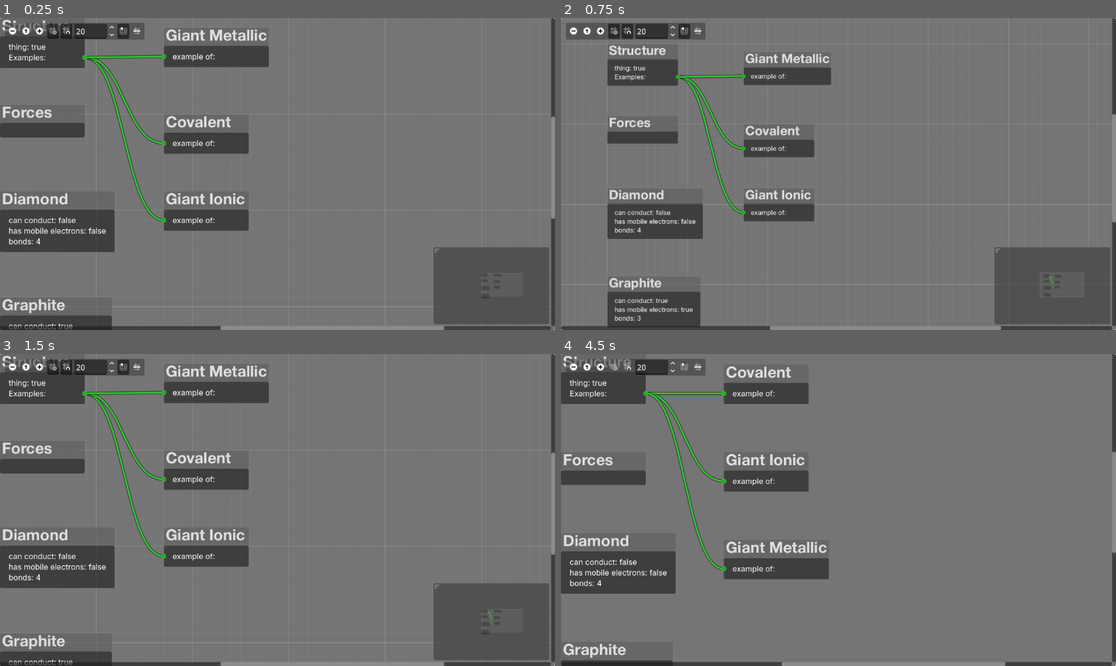
Above: before the commit, frames 1-4 (two rows, left to right).
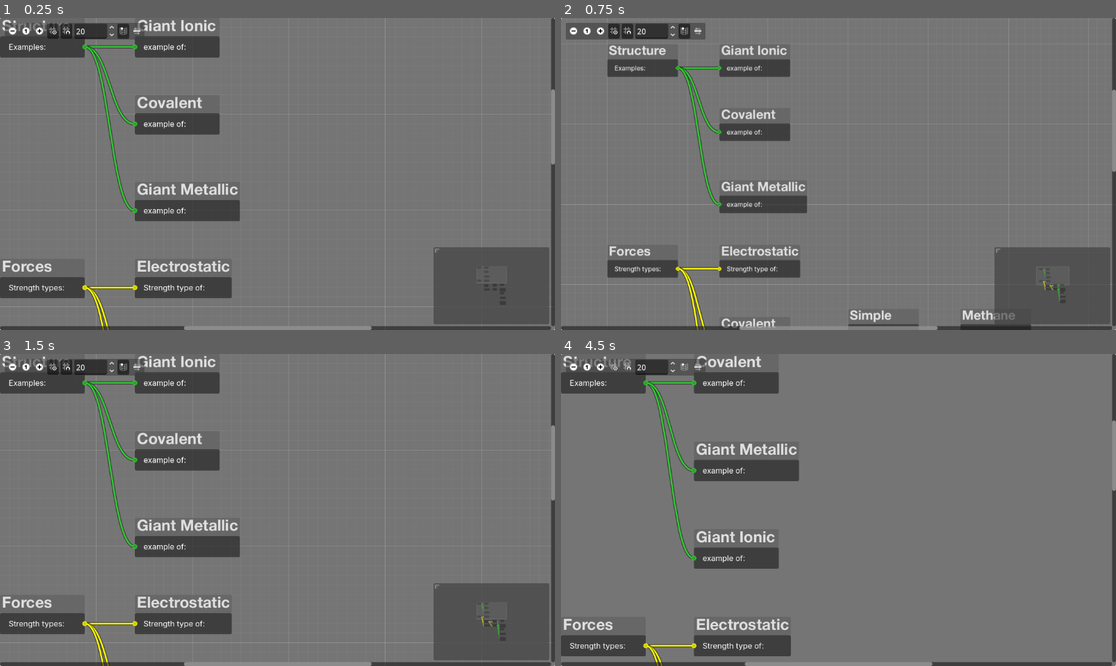
Above: after the commit, the same moments.

Repository: PhyoTP/notesverse
Game: Godot game, scene res://map_view.tscn
The game is run twice, just before and just after one commit, with the same random seed, the same clock (stepped at 60 frames per second) and the same inputs. This scene is started directly instead of the project's main scene.
Inputs (mouse positions are in pixels of both pictures, inside the frame that each line leads up to):
- Up to frame 1 (0.25 s): no input
- Up to frame 2 (0.75 s): click (572, 30) at 0.5 s
- Up to frame 3 (1.5 s): click (38, 366) at 1.25 s
- Up to frame 4 (4.5 s): click (616, 366) at 2 s; click (627, 366) at 2.75 s; click (683, 366) at 3.5 s; click (699, 366) at 4.25 s

The runs differ from the first frame. In frame 1, 16% of the frame differs, in the area x 0-100%, y 0-100%; in frame 2, 13%; in frame 3, 16%; in frame 4, 14%.

Commit message:
fix connection and add type connections

Diff:
--- a/map_view.gd
+++ b/map_view.gd
@@ -2,32 +2,35 @@
 
 var map = {
 	"Structure": {
-		"examples": ["Giant Ionic", "Covalent", "Giant Metallic"],
-		"properties": {"thing":true}
+		"examples": ["Giant Ionic", "Covalent", "Giant Metallic"]
 	},
 	"Forces": {
 		"types": {
-			"Electrostatic": {
-				"relations": {
-					"between ...": "Ions"
-				}
-			},
-			"Covalent": {
-				"relations": {
-					"between ...": "Atoms"
+			"Strength": {
+				"Electrostatic": {
+					"relations": {
+						"between ...": "Ions"
+					}
 				},
-				"types": {
-					"Giant": {
-						"examples": ["Diamond", "Graphite"]
+				"Covalent": {
+					"relations": {
+						"between ...": "Atoms"
 					},
-					"Simple": {
-						"examples": ["Water", "Carbon Dioxide", "Methane"]
+					"types": {
+						"Size": {
+							"Giant": {
+								"examples": ["Diamond", "Graphite"]
+							},
+							"Simple": {
+								"examples": ["Water", "Carbon Dioxide", "Methane"]
+							}
+						}
 					}
-				}
-			},
-			"Intermolecular": {
-				"relations": {
-					"between ...": "Molecules"
+				},
+				"Intermolecular": {
+					"relations": {
+						"between ...": "Molecules"
+					}
 				}
 			}
 		}
@@ -61,23 +64,7 @@
 		newNode.init(map[topic])
 		if not graph_edit.get_node_or_null(topic):
 			graph_edit.add_child(newNode)
-		for prop in map[topic]:
-			if prop == "examples":
-				var index = newNode.get_child_count()
-				print(index)
-				var exampleLabel = Label.new()
-				exampleLabel.text = "Examples:"
-				newNode.add_child(exampleLabel)
-				print(index)
-				newNode.set_slot(index, false, 1, Color.LIME_GREEN, true, 1, Color.LIME_GREEN)
-				for example in map[topic][prop]:
-					var exampleNode = ensure_node(example)
-					var exampleIndex = exampleNode.get_child_count()
-					var exampleOfLabel = Label.new()
-					exampleOfLabel.text = "example of:"
-					exampleNode.add_child(exampleOfLabel)
-					exampleNode.set_slot(exampleIndex, true, 1, Color.LIME_GREEN, false, 1, Color.LIME_GREEN)
-					graph_edit.connect_node(topic, index, example, exampleIndex)
+		add_node(map[topic], newNode)
 	graph_edit.arrange_nodes()
 func ensure_node(topic: String) -> GraphNode:
 	var node = graph_edit.get_node_or_null(topic)
@@ -88,3 +75,43 @@
 	new_node.title = topic
 	graph_edit.add_child(new_node)
 	return new_node
+func add_node(props: Dictionary, newNode: GraphNode):
+	for prop in props:
+		if prop == "examples":
+			var index = newNode.get_child_count()
+			var exampleLabel = Label.new()
+			exampleLabel.text = "Examples:"
+			newNode.add_child(exampleLabel)
+			newNode.set_slot(index, false, 1, Color.WHITE, true, 1, Color.LIME_GREEN)
+			for example in props[prop]:
+				var exampleNode = ensure_node(example)
+				var exampleIndex = exampleNode.get_child_count()
+				var exampleOfLabel = Label.new()
+				exampleOfLabel.text = "example of:"
+				exampleNode.add_child(exampleOfLabel)
+				exampleNode.set_slot(exampleIndex, true, 1, Color.LIME_GREEN, false, 1, Color.WHITE)
+				graph_edit.connect_node(newNode.name, newNode.get_output_port_count() - 1, example, exampleNode.get_input_port_count() - 1)
+		elif prop == "types":
+			for type in props[prop]:
+				var index = newNode.get_child_count()
+				var typeLabel = Label.new()
+				typeLabel.text = type + " types:"
+				newNode.add_child(typeLabel)
+				newNode.set_slot(index, false, 2, Color.WHITE, true, 2, Color.YELLOW)
+				for subtype in props[prop][type]:
+					var typeNode = node_scene.instantiate()
+					typeNode.name = newNode.name + "." + subtype
+					typeNode.title = subtype
+					typeNode.init(props[prop][type][subtype])
+					graph_edit.add_child(typeNode)
+					add_node(props[prop][type][subtype], typeNode)
+					var typeIndex = typeNode.get_child_count()
+					var subtypeLabel = Label.new()
+					subtypeLabel.text = type + " type of:"
+					typeNode.add_child(subtypeLabel)
+					typeNode.set_slot(typeIndex, true, 2, Color.YELLOW, false, 2, Color.WHITE)
+
+					# Count enabled left ports
+
+
+					graph_edit.connect_node(newNode.name, newNode.get_output_port_count() - 1, typeNode.name, typeNode.get_input_port_count()-1)
--- a/topic_node.gd
+++ b/topic_node.gd
@@ -3,9 +3,10 @@
 func init(info: Dictionary) -> void:
 	for i in info:
 		if i == "properties":
-			var index = 0
+			var index = get_input_port_count()
 			for prop in info[i]:
 				var newLabel = Label.new()
 				newLabel.text = prop + ": " + str(info[i][prop])
 				add_child(newLabel)
-				set_slot(index, true, 0, Color.TRANSPARENT, true, 0, Color.TRANSPARENT)
+				set_slot(index, false, 0, Color.WHITE, false, 0, Color.WHITE)
+				index+=1
